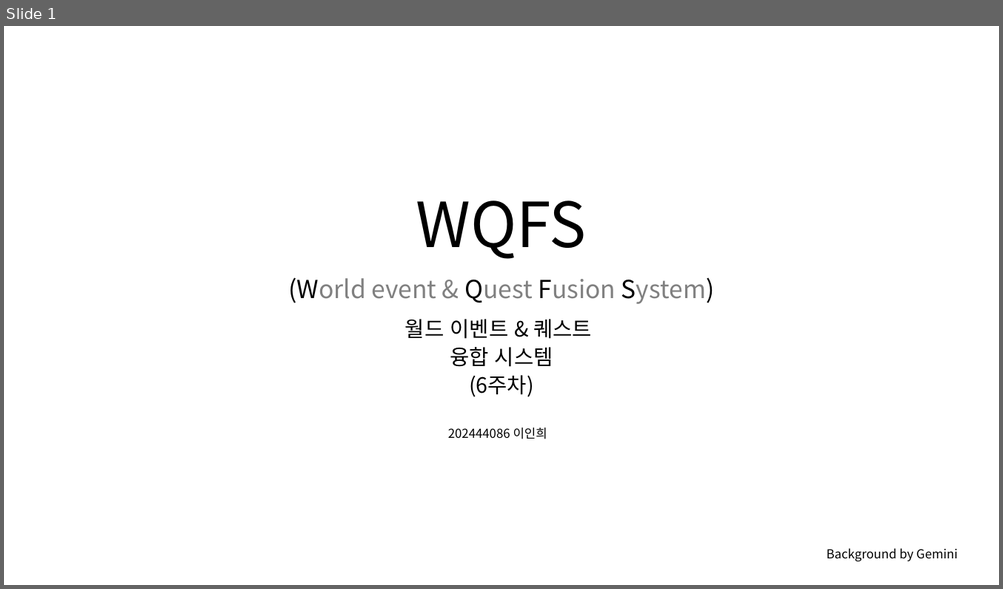
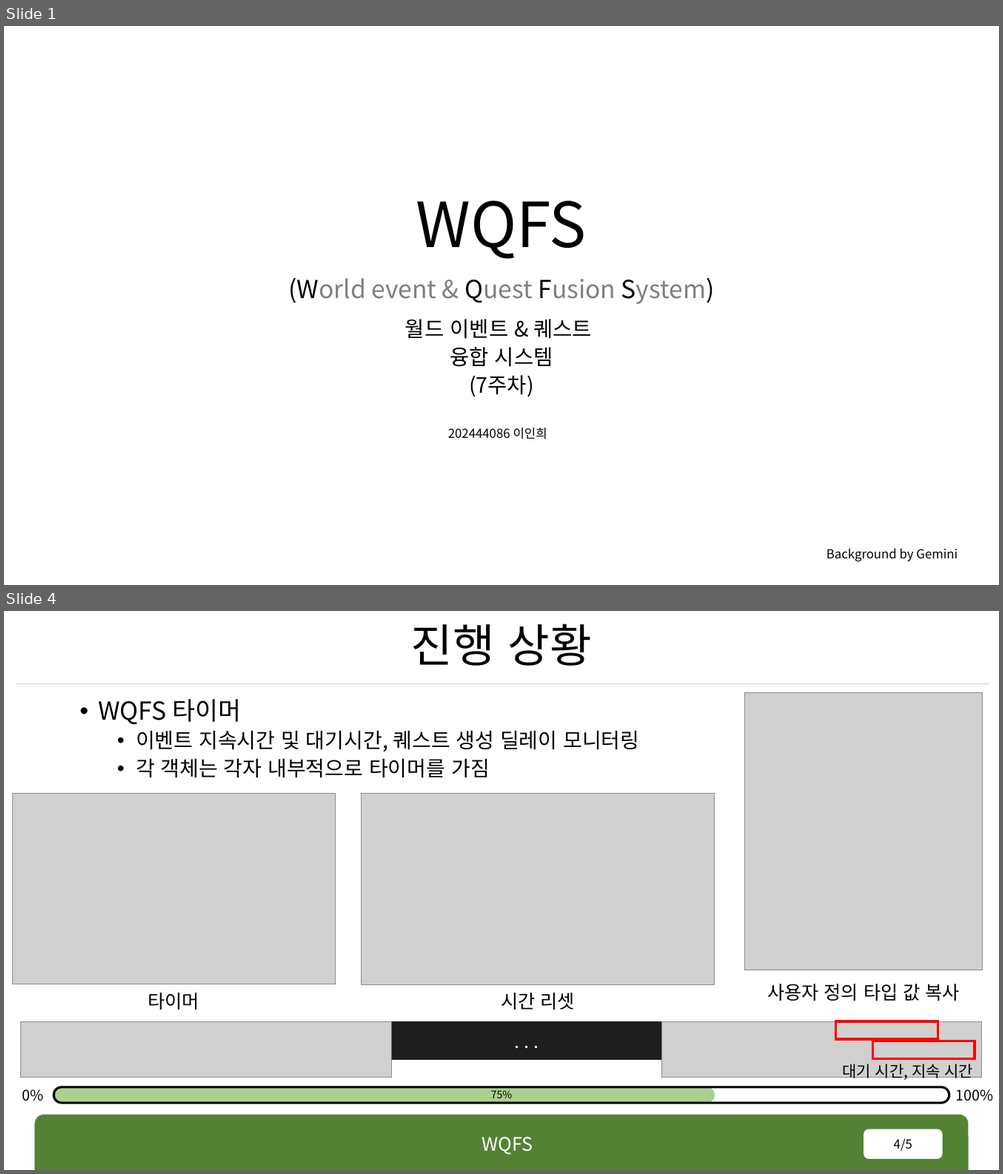
Before and after one commit to rennOobayashi/WQFS, a slide deck: WQFS.pptx. Shown one above the other, each under a label of ours: slide 1 before the commit, slides 1 and 4 after it; the slides between them are not shown. The pictures are 1003x589 and 1003x1174 pixels, drawn with LibreOffice and Linux fonts; fonts in the diff are those of the drawing; grey boxes stand for pictures; background and template pictures are left out. Boxes give left, top, right and bottom in pixels: in the first picture for what was removed or moved away, otherwise in the second. Text is boxed around its words. In the diff, an @@ line names an element or a change of style, - is before the commit and + after.

```diff
--- a/WQFS.pptx
+++ b/WQFS.pptx
@@ slide 4 added at (4, 611, 999, 1170), background #FFFFFF @@
@@ title added at (411, 624, 591, 666), 44 pt, text #000000 @@
+진행 상황
@@ line added from (16, 684) to (990, 684), #D0CECE 0.5 pt @@
@@ text added at (99, 699, 639, 778), 20 pt, text #000000 @@
+• WQFS 타이머
+  • 이벤트 지속시간 및 대기시간, 퀘스트 생성 딜레이 모니터링
+  • 각 객체는 각자 내부적으로 타이머를 가짐
@@ picture added at (745, 693, 983, 971) @@
@@ picture added at (12, 793, 336, 985) @@
@@ picture added at (361, 794, 714, 985) @@
@@ text added at (767, 984, 959, 1001), 18 pt, text #000000 @@
+사용자 정의 타입 값 복사
@@ text added at (148, 993, 199, 1010), 18 pt, text #000000 @@
+타이머
@@ text added at (501, 993, 575, 1010), 18 pt, text #000000 @@
+시간 리셋
@@ picture added at (20, 1022, 392, 1078) @@
@@ rectangle added at (391, 1022, 661, 1060), fill #1E1E1E, 18 pt, text #FFFFFF @@
+. . .
@@ picture added at (661, 1022, 982, 1078) @@
@@ rectangle added at (836, 1022, 938, 1040), outline #FF0000 2.25 pt @@
@@ rectangle added at (873, 1042, 975, 1059), outline #FF0000 2.25 pt @@
@@ text added at (842, 1064, 973, 1082), 15 pt, text #000000 @@
+대기 시간, 지속 시간
@@ text added at (22, 1090, 44, 1102), 14 pt, text #000000 @@
+0%
@@ rounded rectangle added at (54, 1088, 715, 1103), fill #A9D18E @@
@@ rounded rectangle added at (54, 1088, 949, 1103), outline #000000 2.25 pt @@
@@ text added at (491, 1091, 512, 1102), 10 pt, text #000000 @@
+75%
@@ text added at (956, 1090, 993, 1102), 14 pt, text #000000 @@
+100%
@@ round same rect added at (34, 1116, 968, 1170), fill #548235 @@
@@ text added at (481, 1137, 532, 1155), 18 pt, text #FFFFFF @@
+WQFS
@@ page number added at (864, 1130, 942, 1159), fill #FFFFFF, 12 pt, text #000000 @@
+4/5
@@ slide 1 changed as well @@
@@ text at (469, 375, 534, 397): text changed @@
-(6주차)
+(7주차)
```
Also in this commit, not shown: 2 other slides changed, 1 other slide added, 1 slide removed, 13 other files.
